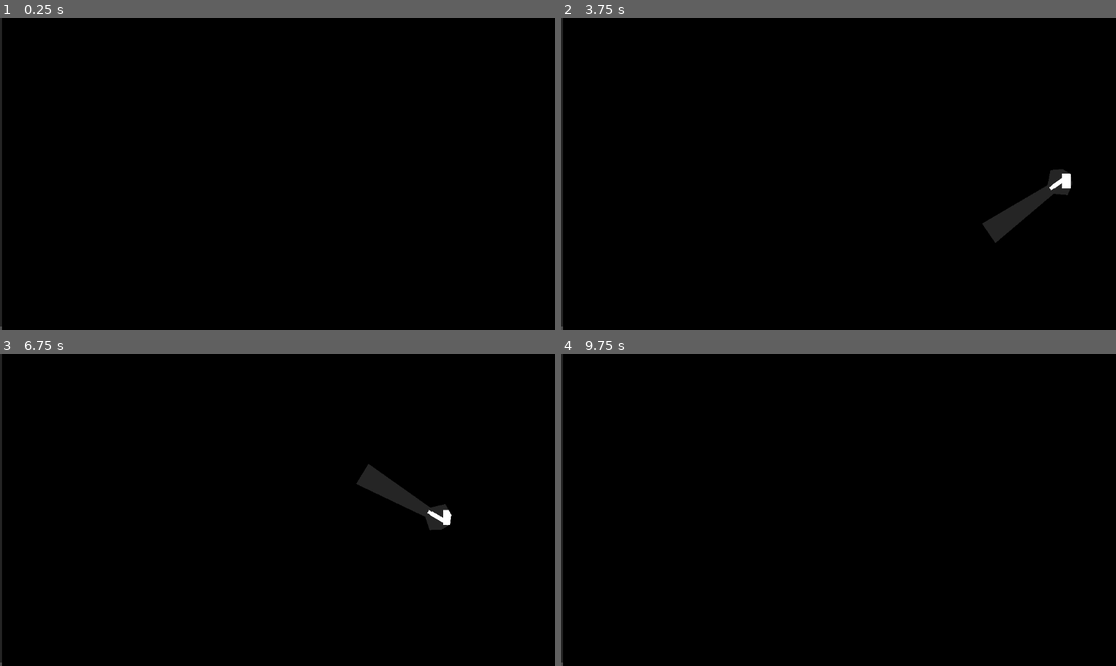
Above: before the commit, frames 1-4 (two rows, left to right).
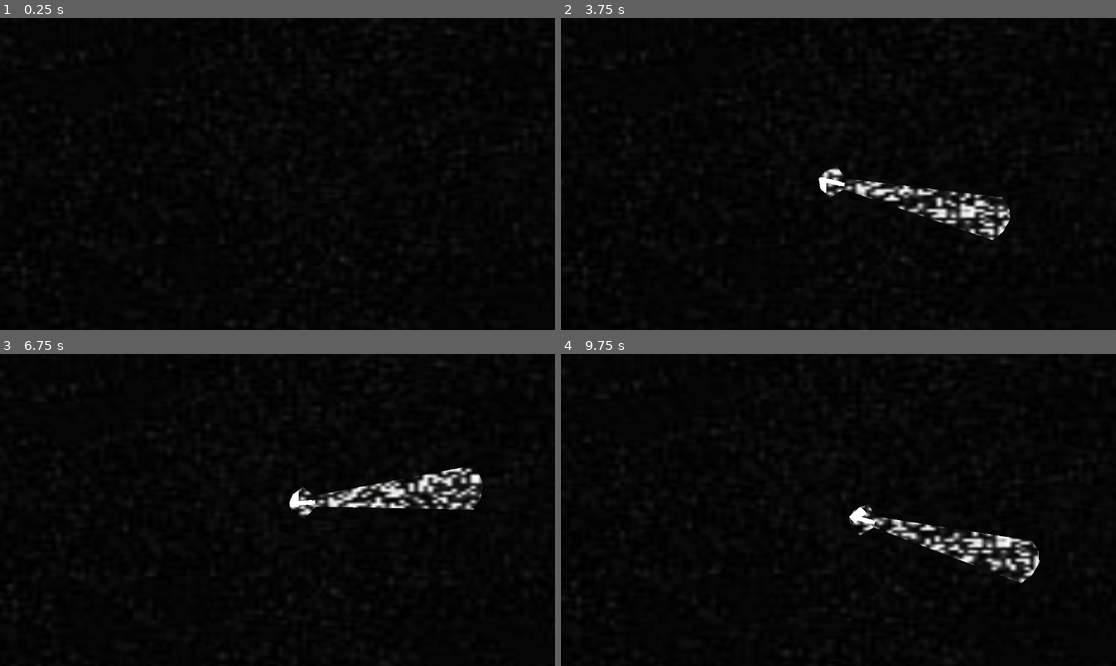
Above: after the commit, the same moments.

Repository: JakeTheHermitCrab/GodotGame-FlashSpace
Game: Godot game, scene res://scenes/main.tscn
The game is run twice, just before and just after one commit, with the same random seed, the same clock (stepped at 60 frames per second) and the same inputs. The engine's default icon, where the game draws it, is replaced by a stand-in: a white triangle on a blue panel in a dark square.
Inputs (mouse positions are in pixels of both pictures, inside the frame that each line leads up to):
- Up to frame 1 (0.25 s): no input
- Up to frame 2 (3.75 s): tap Enter (ui_accept) at 0.5, 0.77, 1.52, 2, 2.75, 3.02, 3.5 s; move the mouse to (960, 158) at 0.52 s; hold D (right) 0.53-2.03 s; tap 1 (itemSlot1) at 0.6, 3.6 s; click (960, 158) at 0.67 s; move the mouse to (727, 189) at 1.27 s; tap 2 (itemSlot2) at 1.35 s; move the mouse to (894, 105) at 2.02 s; hold A (left) 2.03-2.78 s; tap 3 (itemSlot3) at 2.1 s; move the mouse to (810, 236) at 2.77 s; hold D (right) from 2.78 s (still down); click (810, 236) at 2.85 s; move the mouse to (1005, 220) at 3.52 s
- Up to frame 3 (6.75 s): tap Enter (ui_accept) at 3.77, 4.52, 5, 5.75, 6.02 s; move the mouse to (111, 463) at 4.27 s; release D (right) at 4.28 s; hold A (left) 4.28-5.03 s; tap 2 (itemSlot2) at 4.35 s; move the mouse to (305, 510) at 5.02 s; hold D (right) 5.03-5.78 s; tap 3 (itemSlot3) at 5.1 s; click (305, 510) at 5.17 s; move the mouse to (194, 432) at 5.77 s; hold A (left) from 5.78 s (still down); click (194, 432) at 5.85 s; move the mouse to (399, 494) at 6.52 s; tap 1 (itemSlot1) at 6.6 s
- Up to frame 4 (9.75 s): tap Enter (ui_accept) at 6.77, 7.52, 9.02 s; move the mouse to (727, 525) at 7.27 s; release A (left) at 7.28 s; hold D (right) 7.28-9.53 s; tap 2 (itemSlot2) at 7.35 s; click (727, 525) at 7.42 s; move the mouse to (894, 441) at 8.02 s; tap 3 (itemSlot3) at 8.1 s; move the mouse to (810, 572) at 8.77 s; click (810, 572) at 8.85 s; move the mouse to (1005, 556) at 9.52 s; hold A (left) from 9.53 s (still down); tap 1 (itemSlot1) at 9.6 s; click (1005, 556) at 9.67 s

The runs differ from the first frame. In frame 1, 0.4% of the frame differs, in the area x 0-97%, y 0-100%; in frame 2, 3.5%; in frame 3, 3.3%; in frame 4, 2.7%.

Commit message:
bg/flashlight change
I made the back ground functional so I probably wont have to worry about it for the time being. I also worked on the flashlight so that it stays on when its clicked and turns off at a certain time (will still need to work on it so that the light fades when its getting closer to turning off)

Diff:
--- a/scenes/flash_light.tscn
+++ b/scenes/flash_light.tscn
@@ -26,17 +26,17 @@
 
 [node name="mask" type="Polygon2D" parent="light" unique_id=1234049015]
 z_index = 4096
-polygon = PackedVector2Array(4, -4, 4, 3, 161, 23, 162, -26)
+polygon = PackedVector2Array(4, -4, 4, 3, 315, 43, 332, 22, 340, -5, 333, -27, 315, -44)
 script = ExtResource("3_e286m")
 
 [node name="Polygon2D" type="Polygon2D" parent="light/mask" unique_id=2105398725]
 z_index = 4096
 material = SubResource("ShaderMaterial_e286m")
-polygon = PackedVector2Array(-18, -32, -39, -19, -49, -1, -41, 18, -19, 31, 4, 9, 161, 23, 162, -26, 4, -13)
+polygon = PackedVector2Array(-18, -32, -39, -19, -49, -1, -41, 18, -19, 31, 4, 9, 315, 43, 332, 22, 340, -5, 333, -27, 315, -44, 4, -13)
 
 [node name="CollisionPolygon2D" type="CollisionPolygon2D" parent="light" unique_id=626746391]
 z_index = 4096
-polygon = PackedVector2Array(4, -4, 4, 3, 161, 23, 162, -26)
+polygon = PackedVector2Array(4, -4, 4, 3, 315, 43, 332, 22, 340, -5, 333, -27, 315, -44)
 
 [connection signal="flashClick" from="." to="light" method="_on_flash_light_flash_click"]
 [connection signal="flashNotClick" from="." to="light" method="_on_flash_light_flash_not_click"]
--- a/scenes/main.tscn
+++ b/scenes/main.tscn
@@ -3,10 +3,50 @@
 [ext_resource type="Script" uid="uid://ddbqiqvay4dvm" path="res://scripts/main.gd" id="1_jyhfs"]
 [ext_resource type="PackedScene" uid="uid://vuyd4iy5enf8" path="res://scenes/player.tscn" id="1_o5qli"]
 [ext_resource type="PackedScene" uid="uid://bwn71a3u6m4d" path="res://scenes/playerArm.tscn" id="2_0wfyh"]
+[ext_resource type="Script" uid="uid://b4w2yn84xhkdo" path="res://scripts/bg_2.gd" id="2_85g3d"]
+[ext_resource type="Texture2D" uid="uid://b3wqgpvu7mu3h" path="res://assets/cranfield-traditional-etching-ink-soft-black.jpg" id="3_choun"]
 [ext_resource type="PackedScene" uid="uid://cbokvjx62lqru" path="res://scenes/flash_light.tscn" id="3_sugp2"]
+[ext_resource type="Texture2D" uid="uid://gy8rm8chctac" path="res://assets/static.png" id="3_ya4ey"]
 [ext_resource type="PackedScene" uid="uid://cfm5cgsjsj8aq" path="res://scenes/shotgun.tscn" id="5_tbgi4"]
 [ext_resource type="PackedScene" uid="uid://dawsnfcxawrmi" path="res://scenes/compas.tscn" id="6_tefeu"]
 [ext_resource type="Texture2D" uid="uid://demltojmyi5nj" path="res://icon.svg" id="7_o6xl0"]
+[ext_resource type="Script" uid="uid://dgienq4igj2ro" path="res://scripts/bg.gd" id="8_tipki"]
+
+[sub_resource type="AtlasTexture" id="AtlasTexture_eb6dy"]
+atlas = ExtResource("3_ya4ey")
+region = Rect2(0, 0, 480, 360)
+
+[sub_resource type="AtlasTexture" id="AtlasTexture_trceg"]
+atlas = ExtResource("3_ya4ey")
+region = Rect2(480, 0, 480, 360)
+
+[sub_resource type="AtlasTexture" id="AtlasTexture_a8y0u"]
+atlas = ExtResource("3_ya4ey")
+region = Rect2(960, 0, 480, 360)
+
+[sub_resource type="AtlasTexture" id="AtlasTexture_jkv2x"]
+atlas = ExtResource("3_ya4ey")
+region = Rect2(1440, 0, 480, 360)
+
+[sub_resource type="SpriteFrames" id="SpriteFrames_jbj1t"]
+animations = [{
+"frames": [{
+"duration": 1.0,
+"texture": SubResource("AtlasTexture_eb6dy")
+}, {
+"duration": 1.0,
+"texture": SubResource("AtlasTexture_trceg")
+}, {
+"duration": 1.0,
+"texture": SubResource("AtlasTexture_a8y0u")
+}, {
+"duration": 1.0,
+"texture": SubResource("AtlasTexture_jkv2x")
+}],
+"loop": true,
+"name": &"static",
+"speed": 100.0
+}]
 
 [sub_resource type="RectangleShape2D" id="RectangleShape2D_o6xl0"]
 size = Vector2(127, 128)
@@ -14,10 +54,52 @@
 [node name="main" type="Node" unique_id=941396977]
 script = ExtResource("1_jyhfs")
 
-[node name="ColorRect" type="ColorRect" parent="." unique_id=1876977608]
-offset_right = 1148.0
-offset_bottom = 641.0
-color = Color(0.14406255, 0.14406255, 0.14406255, 1)
+[node name="Node2D" type="Node2D" parent="." unique_id=1936004290]
+
+[node name="BG2" type="Node2D" parent="Node2D" unique_id=972963369]
+position = Vector2(571, 318)
+script = ExtResource("2_85g3d")
+
+[node name="ColorRect" type="AnimatedSprite2D" parent="Node2D/BG2" unique_id=1880321266]
+position = Vector2(2.5, 8)
+scale = Vector2(9.4140625, 5.65625)
+sprite_frames = SubResource("SpriteFrames_jbj1t")
+animation = &"static"
+autoplay = "static"
+frame_progress = 0.75526357
+
+[node name="player" parent="Node2D" unique_id=555492990 instance=ExtResource("1_o5qli")]
+visibility_layer = 2
+position = Vector2(539, 339)
+
+[node name="playerArm" parent="Node2D/player" unique_id=105793147 instance=ExtResource("2_0wfyh")]
+light_mask = 2
+visibility_layer = 2
+position = Vector2(2, -10)
+
+[node name="flashLight" parent="Node2D/player/playerArm" unique_id=1752664906 instance=ExtResource("3_sugp2")]
+position = Vector2(40, 0)
+
+[node name="shotgun" parent="Node2D/player/playerArm" unique_id=1518196179 instance=ExtResource("5_tbgi4")]
+position = Vector2(37, 5)
+
+[node name="compas" parent="Node2D/player/playerArm" unique_id=1363159827 instance=ExtResource("6_tefeu")]
+position = Vector2(30, 0)
+
+[node name="Camera2D" type="Camera2D" parent="Node2D/player" unique_id=1230174598]
+position = Vector2(33, -22)
+zoom = Vector2(1.045, 1.045)
+
+[node name="BackBufferCopy" type="BackBufferCopy" parent="Node2D/player/Camera2D" unique_id=100533381]
+z_index = 100
+position = Vector2(-538, -337)
+copy_mode = 2
+
+[node name="BG" type="Sprite2D" parent="Node2D/player/Camera2D/BackBufferCopy" unique_id=381321976]
+position = Vector2(547, 340.5)
+scale = Vector2(9.578125, 5.429688)
+texture = ExtResource("3_choun")
+script = ExtResource("8_tipki")
 
 [node name="testblock" type="Area2D" parent="." unique_id=1904619850]
 
@@ -29,38 +111,10 @@
 position = Vector2(492.5, 165)
 shape = SubResource("RectangleShape2D_o6xl0")
 
-[node name="player" parent="." unique_id=555492990 instance=ExtResource("1_o5qli")]
-visibility_layer = 2
-position = Vector2(539, 339)
-
-[node name="playerArm" parent="player" unique_id=105793147 instance=ExtResource("2_0wfyh")]
-light_mask = 2
-visibility_layer = 2
-position = Vector2(2, -10)
-
-[node name="flashLight" parent="player/playerArm" unique_id=1752664906 instance=ExtResource("3_sugp2")]
-position = Vector2(40, 0)
-
-[node name="shotgun" parent="player/playerArm" unique_id=1518196179 instance=ExtResource("5_tbgi4")]
-position = Vector2(37, 5)
-
-[node name="compas" parent="player/playerArm" unique_id=1363159827 instance=ExtResource("6_tefeu")]
-position = Vector2(30, 0)
-
-[node name="BackBufferCopy" type="BackBufferCopy" parent="." unique_id=100533381]
-z_index = 100
-copy_mode = 2
-
-[node name="BG" type="ColorRect" parent="BackBufferCopy" unique_id=698903361]
-offset_left = 4.0
-offset_right = 1157.0
-offset_bottom = 650.0
-color = Color(0, 0, 0, 1)
-
-[connection signal="itemSwitch1" from="." to="player" method="_on_main_item_switch_1"]
-[connection signal="itemSwitch2" from="." to="player" method="_on_main_item_switch_2"]
-[connection signal="itemSwitch3" from="." to="player" method="_on_main_item_switch_3"]
-[connection signal="compassSwitch" from="player" to="player/playerArm/compas" method="_on_player_compass_switch"]
-[connection signal="flashLightSwitch" from="player" to="player/playerArm/flashLight" method="_on_player_flash_light_switch"]
-[connection signal="gunHasShot" from="player" to="player/playerArm/shotgun" method="_on_player_gun_has_shot"]
-[connection signal="shotGunSwitch" from="player" to="player/playerArm/shotgun" method="_on_player_shot_gun_switch"]
+[connection signal="itemSwitch1" from="." to="Node2D/player" method="_on_main_item_switch_1"]
+[connection signal="itemSwitch2" from="." to="Node2D/player" method="_on_main_item_switch_2"]
+[connection signal="itemSwitch3" from="." to="Node2D/player" method="_on_main_item_switch_3"]
+[connection signal="compassSwitch" from="Node2D/player" to="Node2D/player/playerArm/compas" method="_on_player_compass_switch"]
+[connection signal="flashLightSwitch" from="Node2D/player" to="Node2D/player/playerArm/flashLight" method="_on_player_flash_light_switch"]
+[connection signal="gunHasShot" from="Node2D/player" to="Node2D/player/playerArm/shotgun" method="_on_player_gun_has_shot"]
+[connection signal="shotGunSwitch" from="Node2D/player" to="Node2D/player/playerArm/shotgun" method="_on_player_shot_gun_switch"]
--- /dev/null
+++ b/scripts/bg.gd
@@ -0,0 +1,5 @@
+extends Sprite2D
+
+
+func _process(delta):
+	global_rotation = 0
--- /dev/null
+++ b/scripts/bg_2.gd
@@ -0,0 +1,6 @@
+extends Node2D
+@onready var player: CharacterBody2D = $"../player"
+
+
+func _process(delta):
+	global_position = player.global_position
--- a/scripts/global.gd
+++ b/scripts/global.gd
@@ -5,3 +5,5 @@
 var isCompassSelected = 0
 
 var gunShoot = 0
+
+var rotation = 0
--- a/scripts/light.gd
+++ b/scripts/light.gd
@@ -1,6 +1,6 @@
 extends Area2D
 
-var flashTime = randi_range(1.00, 10.00)
+
 
 func _ready():
 	hide()
@@ -9,8 +9,7 @@
 
 func _on_flash_light_flash_click() -> void:
 	show()
-	print("show")
-	await get_tree().create_timer(flashTime).timeout
+	await get_tree().create_timer(15.00).timeout
 	hide()
 
 
Binary file added: assets/cranfield-traditional-etching-ink-soft-black.jpg
Not shown, added: assets/cranfield-traditional-etching-ink-soft-black.jpg.import
Binary file added: assets/static.png
Not shown, added: assets/static.png.import
Not shown, added: scripts/bg.gd.uid
Not shown, added: scripts/bg_2.gd.uid
Not shown, added: scenes/main.tscn3225963700.tmp
